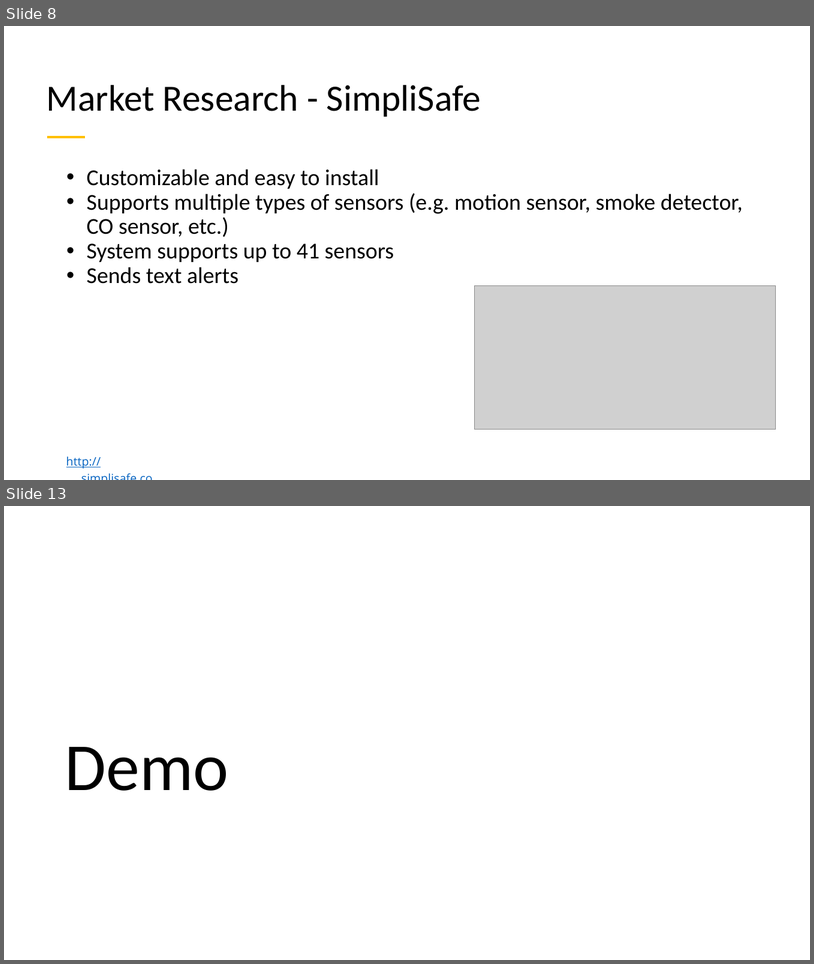
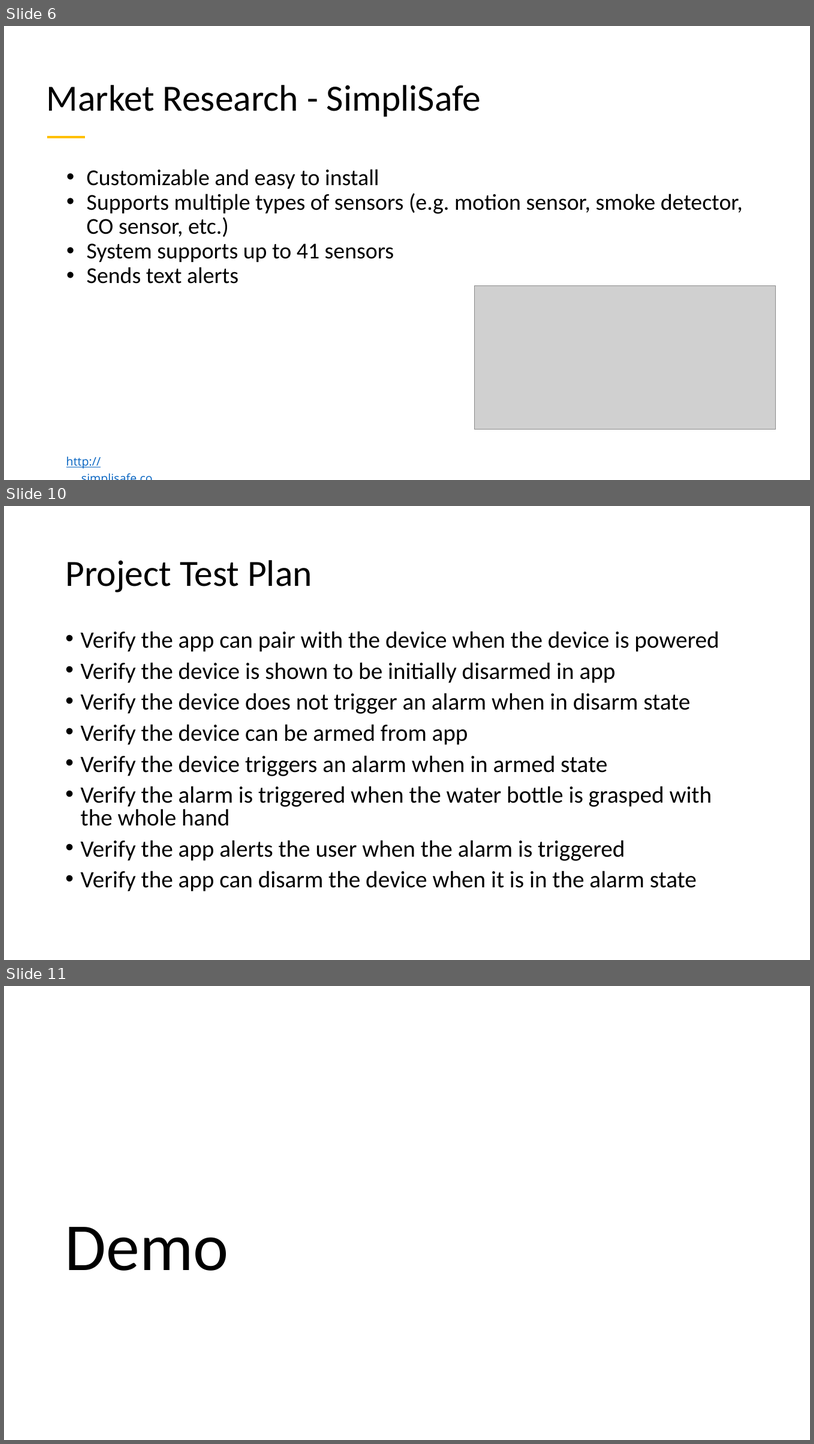
Before and after one commit to jbw3/CPE621Project, a slide deck: docs/AMDeSS_FinalPresentation.pptx. Shown one above the other, each under a label of ours: slides 8 and 13 before the commit, slides 6, 10 and 11 after it; the slides between them are not shown. The pictures are 814x964 and 814x1444 pixels, drawn with LibreOffice and Linux fonts; fonts in the diff are those of the drawing; grey boxes stand for pictures. Boxes give left, top, right and bottom in pixels: in the first picture for what was removed or moved away, otherwise in the second. Text is boxed around its words. In the diff, an @@ line names an element or a change of style, - is before the commit and + after.

```diff
--- a/docs/AMDeSS_FinalPresentation.pptx
+++ b/docs/AMDeSS_FinalPresentation.pptx
@@ slide 10 added at <box>4,506,810,960</box>, background #FFFFFF @@
@@ title added at <box>65,560,312,592</box>, 44 pt, text #000000 @@
+Project Test Plan
@@ text added at <box>81,631,719,891</box>, 28 pt, text #000000 @@
+• Verify the app can pair with the device when the device is powered
+• Verify the device is shown to be initially disarmed in app
+• Verify the device does not trigger an alarm when in disarm state
+• Verify the device can be armed from app
+• Verify the device triggers an alarm when in armed state
+• Verify the alarm is triggered when the water bottle is grasped with the whole hand
+• Verify the app alerts the user when the alarm is triggered
+• Verify the app can disarm the device when it is in the alarm state
@@ what was slide 8 is now slide 6 @@
@@ what was slide 13 is now slide 11 @@
```
Also in this commit, not shown: 1 slide changed, 3 other slides added, 6 slides removed.
